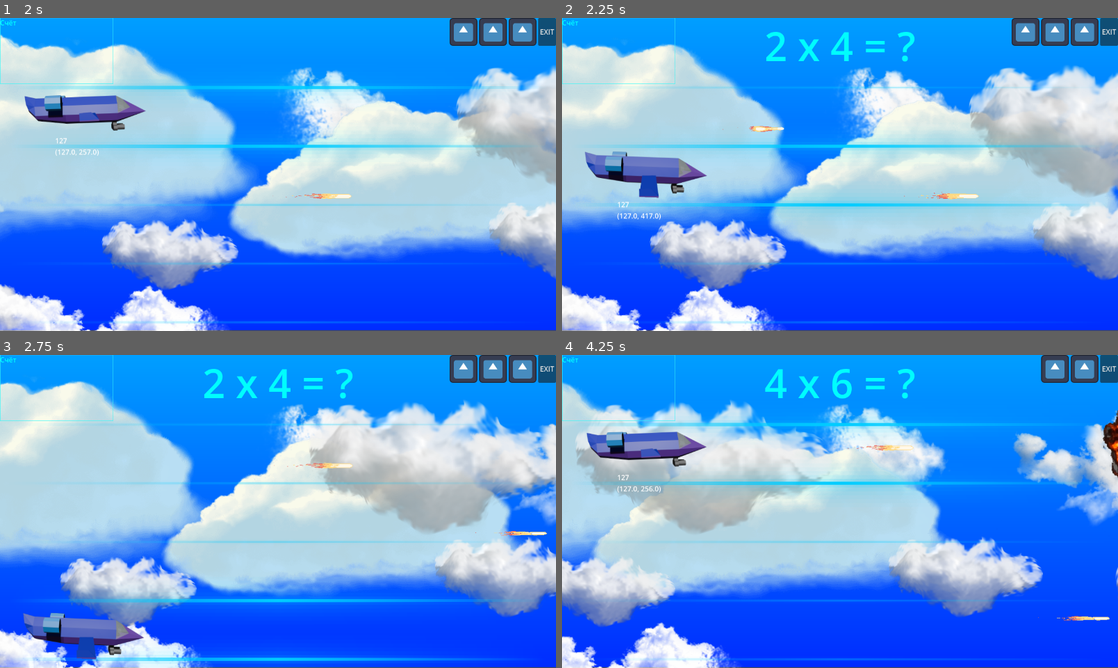
Above: before the commit, frames 1-4 (two rows, left to right).
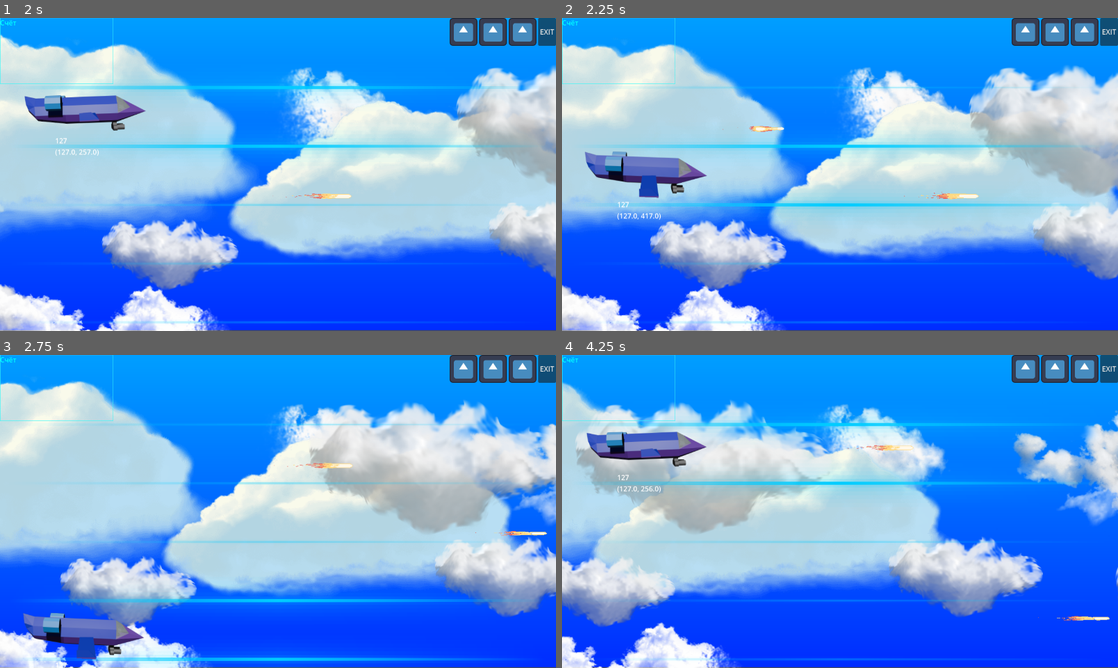
Above: after the commit, the same moments.

Repository: GGamezebo/quizmatik
Game: Godot game, scene res://main.tscn
The game is run twice, just before and just after one commit, with the same random seed, the same clock (stepped at 60 frames per second) and the same inputs. The engine's default icon, where the game draws it, is replaced by a stand-in: a white triangle on a blue panel in a dark square.
Inputs:
- Up to frame 1 (2 s): click "Старт" at 0.5 s; hold Up (ui_up) from 1.28 s (still down); tap Space (shoot) at 1.35 s
- Up to frame 2 (2.25 s): release Up (ui_up) at 2.03 s; hold Down (ui_down) from 2.03 s (still down); tap Space (shoot) at 2.1 s
- Up to frame 3 (2.75 s): keep holding Down (ui_down)
- Up to frame 4 (4.25 s): release Down (ui_down) at 2.78 s; hold Up (ui_up) from 2.78 s (still down); tap Space (shoot) at 2.85, 3.6 s

Frame 1 is identical in both runs. In frame 2, 0.6% of the frame differs, in the area x 36-64%, y 4-14%; in frame 3, 0.6%; in frame 4, 1.4%, in the area x 36-100%, y 0-40%.

Commit message:
FSM improvement: inherit Node

Diff:
--- a/core/lib/fsm/fsm/fsm.gd
+++ b/core/lib/fsm/fsm/fsm.gd
@@ -34,7 +34,7 @@
 	if cfg.has("states"):
 		for state in cfg["states"]:
 			state.sync_fsm(self)
-			_states_map[state.name] = state
+			_states_map[state.state_name] = state
 
 	# Сборка таблицы переходов
 	_add_transaction(INIT_STATE, initial["state"], initial_event)
@@ -103,7 +103,7 @@
 		var current_state = _states_map[_current_state_name]
 		current_state.enter(prev_state, event_data)
 
-		_call_callbacks(prev_state.name, current_state.name)
+		_call_callbacks(prev_state.state_name, current_state.state_name)
 	else:
 		_states_map[_current_state_name].reenter(event_data)
 
--- a/core/lib/fsm/fsm/fsm_state.gd
+++ b/core/lib/fsm/fsm/fsm_state.gd
@@ -1,11 +1,11 @@
 class_name FSMState
-extends RefCounted
+extends Node
 
-var name: String
+var state_name: String
 var fsm: WeakRef
 
-func _init(p_name: String) -> void:
-	name = p_name
+func _init(_state_name: String) -> void:
+	state_name = _state_name
 
 func deinit() -> void:
 	pass
--- a/core/lib/fsm/fsm_conditional/fsm_conditional_state.gd
+++ b/core/lib/fsm/fsm_conditional/fsm_conditional_state.gd
@@ -1,5 +1,5 @@
 class_name FSMConditionalState
-extends RefCounted
+extends Node2D
 
 const UNINITIALIZED_STATE_ID = -1
 
--- a/src/contexts/game_context/game_logic/game_manager.gd
+++ b/src/contexts/game_context/game_logic/game_manager.gd
@@ -61,17 +61,16 @@
 	static func get_state() -> String:
 		return ''
 
-	var owner: GameManager
+	var game_mamager: GameManager
 	var event_listener = EventListener.new()
 
-	func _init(owner: GameManager) -> void:
+	func _init(_game_mamager: GameManager) -> void:
 		super(get_state())
-
-		self.owner = owner
+		self.game_mamager = _game_mamager
 
 	func deinit() -> void:
 		event_listener.deinit()
-		owner = null
+		game_mamager = null
 
 
 class CountDown extends GameState:
@@ -79,7 +78,9 @@
 		return 'CountDown'
 
 	func enter(_prev_state: FSMState, _event_data: Dictionary):
-		await owner.get_tree().create_timer(1.0).timeout
+		await game_mamager.get_tree().create_timer(4.0).timeout
+		if game_mamager == null:
+			return
 		add_event('ev_start_game')
 
 class Game extends GameState:
@@ -87,6 +88,9 @@
 		return 'Game'
 
 	var options: Array[Answer] = []
+
+	func _init(_game_mamager: GameManager) -> void:
+		super(_game_mamager)
 
 	func deinit() -> void:
 		for option in options:
@@ -96,36 +100,38 @@
 
 	func enter(_prev_state: FSMState, _event_data: Dictionary):
 		super.enter(_prev_state, _event_data)
-		event_listener.add(owner.game_events.ev_explosion, _on_event_manager_ev_explosion)
-		event_listener.add(owner.player.ev_player_colladed, _on_player_colladed)
+		event_listener.add(game_mamager.game_events.ev_explosion, _on_event_manager_ev_explosion)
+		event_listener.add(game_mamager.player.ev_player_colladed, _on_player_colladed)
 		_makeNewRound()
 
 	func leave(_event_data: Dictionary) -> void:
 		event_listener.deinit()
 
 	func _on_event_manager_ev_explosion(answer: Answer) -> void:
-		if answer.value == owner.question.correct_answer:
+		if answer.value == game_mamager.question.correct_answer:
 			_kill_all_answers()
 		else:
 			var index:int = options.find(answer)
 			if index != -1:
-				owner.health -= 1
+				game_mamager.health -= 1
 				options.remove_at(index)
 			answer.take_damage()
 
 	func _makeNewRound() -> void:
-		owner.question = QuizQuestion.generate_question(owner.gameConfig)
-		await owner.get_tree().create_timer(1.0).timeout
+		game_mamager.question = QuizQuestion.generate_question(game_mamager.gameConfig)
+		await game_mamager.get_tree().create_timer(1.0).timeout
+		if game_mamager == null:
+			return
 		_makeAnswers()
 
 	func _makeAnswers() -> void:
-		var area: GameArea = owner.area
-		var question: QuizQuestion.Question = owner.question
-		var gameConfig: GameConfig = owner.gameConfig
+		var area: GameArea = game_mamager.area
+		var question: QuizQuestion.Question = game_mamager.question
+		var gameConfig: GameConfig = game_mamager.gameConfig
 		var lines = area.getLines()
 		for index in range(len(question.options)):
 			var option:int = question.options[index]
-			var answer:Answer = owner.answerScene.instantiate()
+			var answer:Answer = game_mamager.answerScene.instantiate()
 			var line: Rect2 = lines[index]
 			var x:float = area.gameplay_area.end.x + 120
 			var y:float = line.position.y + line.size.y / 2.0
@@ -134,19 +140,19 @@
 			answer.setup(x, y, option, gameConfig.answer_speed)
 			answer.ev_killed.connect(_on_answer_killed)
 			options.append(answer)
-			owner.owner.add_child.call_deferred(answer)
+			game_mamager.owner.add_child.call_deferred(answer)
 
 	func _kill_all_answers():
 		for option in options:
 			option.take_damage()
 
 	func _on_player_colladed(_player:Player, answer: Answer) -> void:
-		if answer.value == owner.question.correct_answer:
+		if answer.value == game_mamager.question.correct_answer:
 			_kill_all_answers()
 		else:
 			var index:int = options.find(answer)
 			if index != -1:
-				owner.health -= 1
+				game_mamager.health -= 1
 				_kill_all_answers()
 
 	func _on_answer_killed(answer:Answer):
--- a/src/features/answer/answer.gd
+++ b/src/features/answer/answer.gd
@@ -45,6 +45,4 @@
 
    	# Удаляем объект после завершения анимации
 	tween.chain().tween_callback(queue_free)
-
-func _exit_tree() -> void:
 	ev_killed.emit(self)
